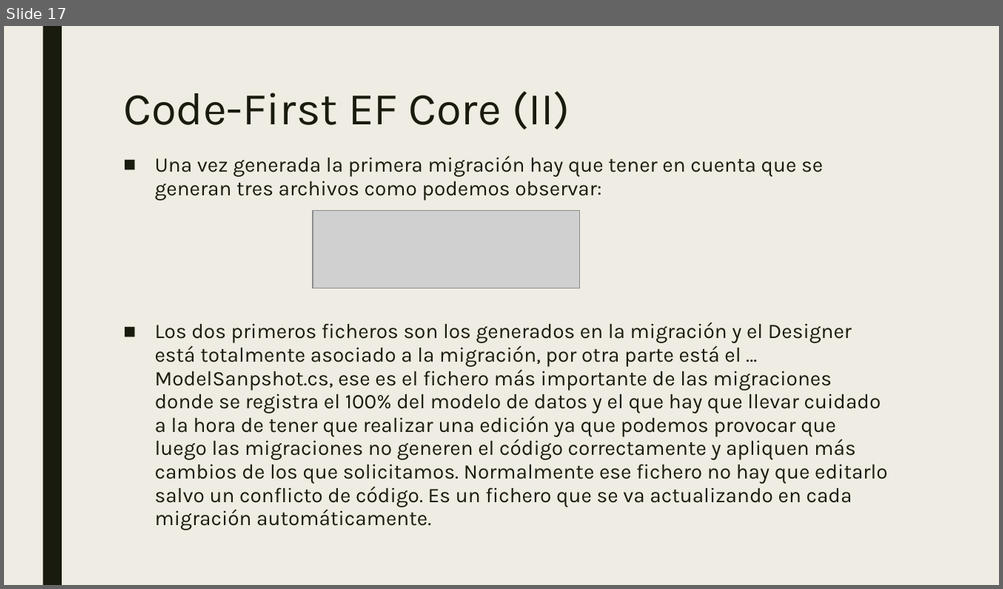
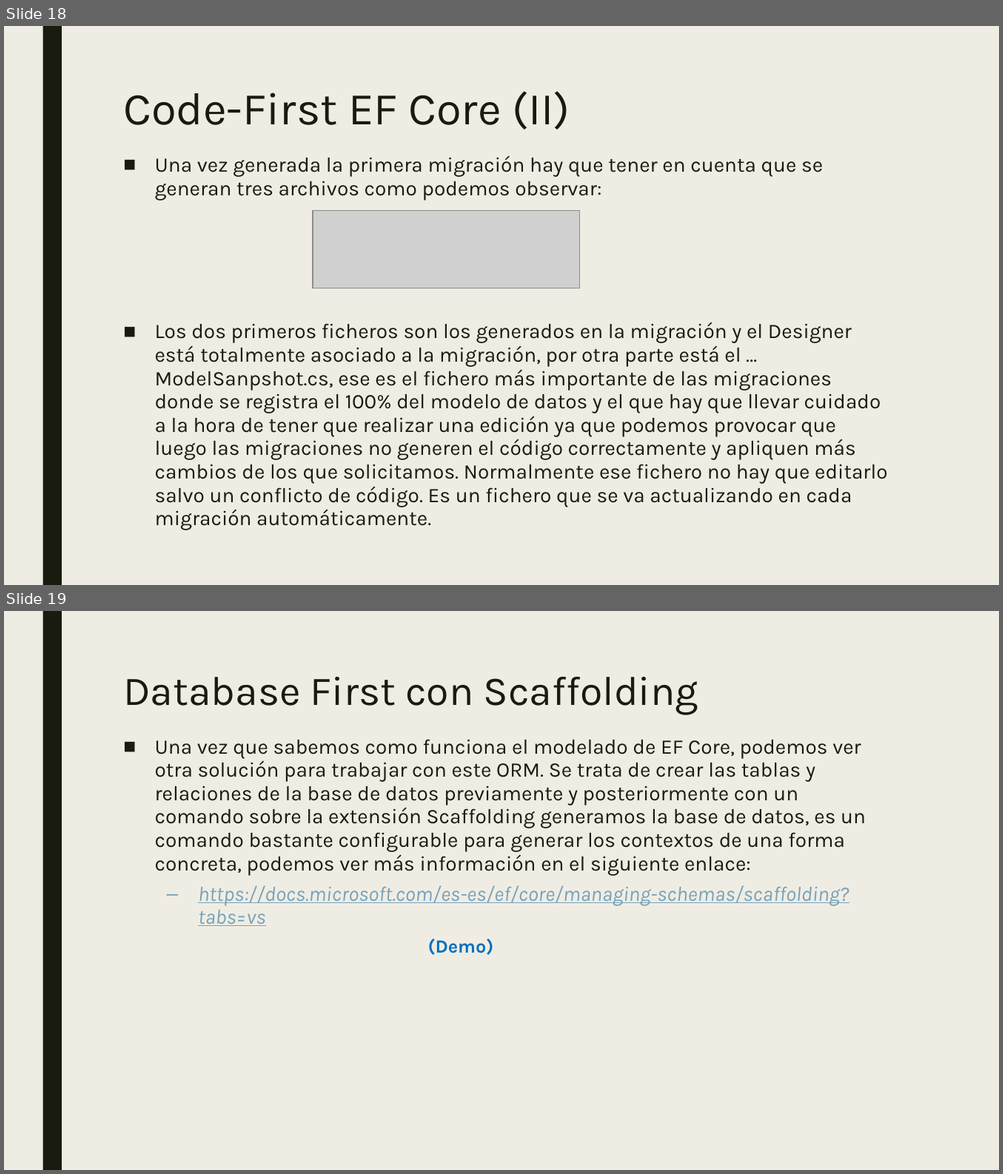
Before and after one commit to dadjh85/Demo5-Curso-.NetCore3.1, a slide deck: doc/Demo5- Curso .NET Core.pptx. Shown one above the other, each under a label of ours: slide 17 before the commit, slides 18 and 19 after it. The pictures are 1003x589 and 1003x1174 pixels, drawn with LibreOffice and Linux fonts; fonts in the diff are those of the drawing; grey boxes stand for pictures. Boxes give left, top, right and bottom in pixels: in the first picture for what was removed or moved away, otherwise in the second. Text is boxed around its words. In the diff, an @@ line names an element or a change of style, - is before the commit and + after.

Commit message:
* Added demo Scaffolding

```diff
--- a/doc/Demo5- Curso .NET Core.pptx
+++ b/doc/Demo5- Curso .NET Core.pptx
@@ slide 19 added at (4, 611, 999, 1170), background #EFEDE3; not listed: 1 template element that a slide beside it also shows @@
@@ title added at (123, 677, 698, 715), 39.6 pt, text #191B0E @@
+Database First con Scaffolding
@@ text added at (155, 739, 865, 955), 20 pt, text #191B0E @@
+■ Una vez que sabemos como funciona el modelado de EF Core, podemos ver otra solución para trabajar con este ORM. Se trata de crear las tablas y relaciones de la base de datos previamente y posteriormente con un comando sobre la extensión Scaffolding generamos la base de datos, es un comando bastante configurable para generar los contextos de una forma concreta, podemos ver más información en el siguiente enlace:
+  – https://docs.microsoft.com/es-es/ef/core/managing-schemas/scaffolding?tabs=vs
+    (Demo)
@@ what was slide 17 is now slide 18 @@
```
Also in this commit, not shown: 1 other slide added, 20 other files.
